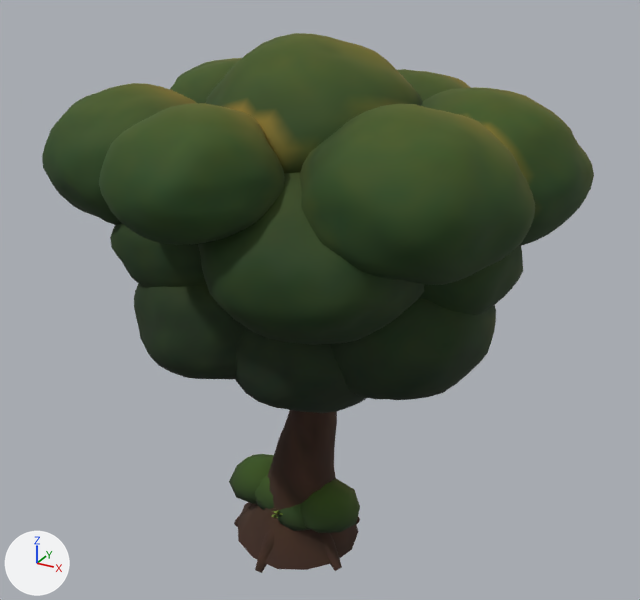
One commit to the glTF model public/models/nature/nature.glb: the scene before it, then after it.
Camera for both pictures: a 50 mm camera at (9.84, -16.63, 14.67) aimed at (0.48, 0.37, 6.17). The lights are fixed; the arrows at lower left show +X, +Y and +Z. The first picture is the older version. Where no turn or scale is listed for an object, it has been applied to the vertices. Vertices at exactly the same position are counted once.

The first picture shows 'Bush', 'TreeCanopy', 'TreeTrunk' and 1 more.
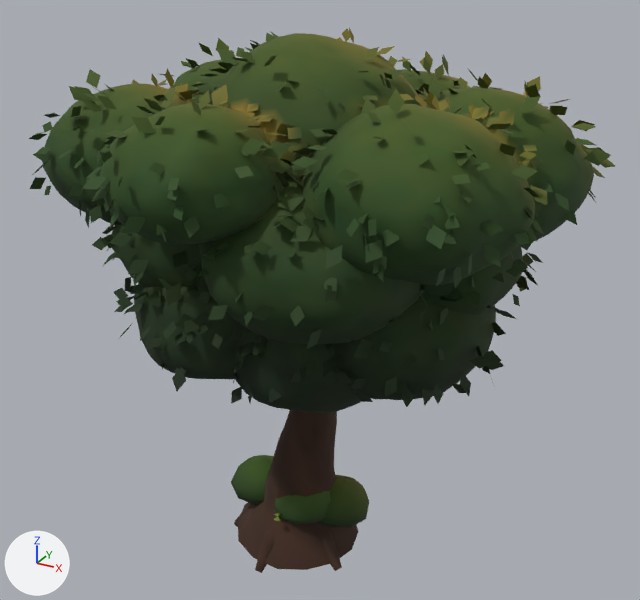
The change, as a list of edits to the scene's bpy script:
```text
Change me_bush:
    used by ob_bush; location = (0.01, -0.13, 0.88); scale = (1.88, 1.88, 1.88)
    remove me_bush.from_pydata(...)  # 168 vertices, 320 faces; spans x -1.0..1.0, y -0.53..0.53, z -0.3..0.3
    add me_bush.from_pydata(...)  # 168 vertices, 320 faces; spans x -1.0..1.0, y -0.59..0.59, z -0.3..0.3
    me_bush part 1: the loose piece of 42 vertices spanning x -1.0..-0.11, y -0.36..0.53, z -0.21..0.28 is moved by (0.0, -0.03, -0.04)
    me_bush part 2: 126 of 168 vertices moved; they spanned x -0.64..1.0, y -0.53..0.44, z -0.3..0.3 and now span x -0.63..1.0, y -0.59..0.59, z -0.3..0.3; mean shift (0.01, 0.08, 0.0); largest move (0.55, -0.53, -0.07) -> (0.56, -0.3, -0.17)
Add me_treeleaves:
    me_treeleaves.from_pydata(...)  # 8232 vertices, 4116 faces; spans x -6.1..6.1, y -5.7..5.7, z -3.64..3.64
    me_treeleaves.materials.append(mat_fern)
Change ob_bush:
    ob_bush.location: (0.01, -0.13, 0.88) -> (0.0, 0.01, 0.88)
Add ob_treeleaves:
    ob_treeleaves = bpy.data.objects.new('TreeLeaves', me_treeleaves)
    ob_treeleaves.location = (0.55, 0.24, 8.77)
```

Changed parts and their boxes [x1, y1, x2, y2] in the pictures (640 x 600 px; the box of a moved part takes in the faces that stretch with it):
'TreeLeaves', added
    after: [29, 28, 615, 407]
'Bush', reshaped, moved (9% shorter)
    before: [229, 454, 360, 533]
    after: [231, 455, 369, 527]
part 1 of me_bush, moved or reshaped
    before: [229, 454, 274, 504]
    after: [231, 455, 274, 505]
part 2 of me_bush, moved or reshaped
    before: [255, 474, 360, 532]
    after: [275, 475, 369, 527]
